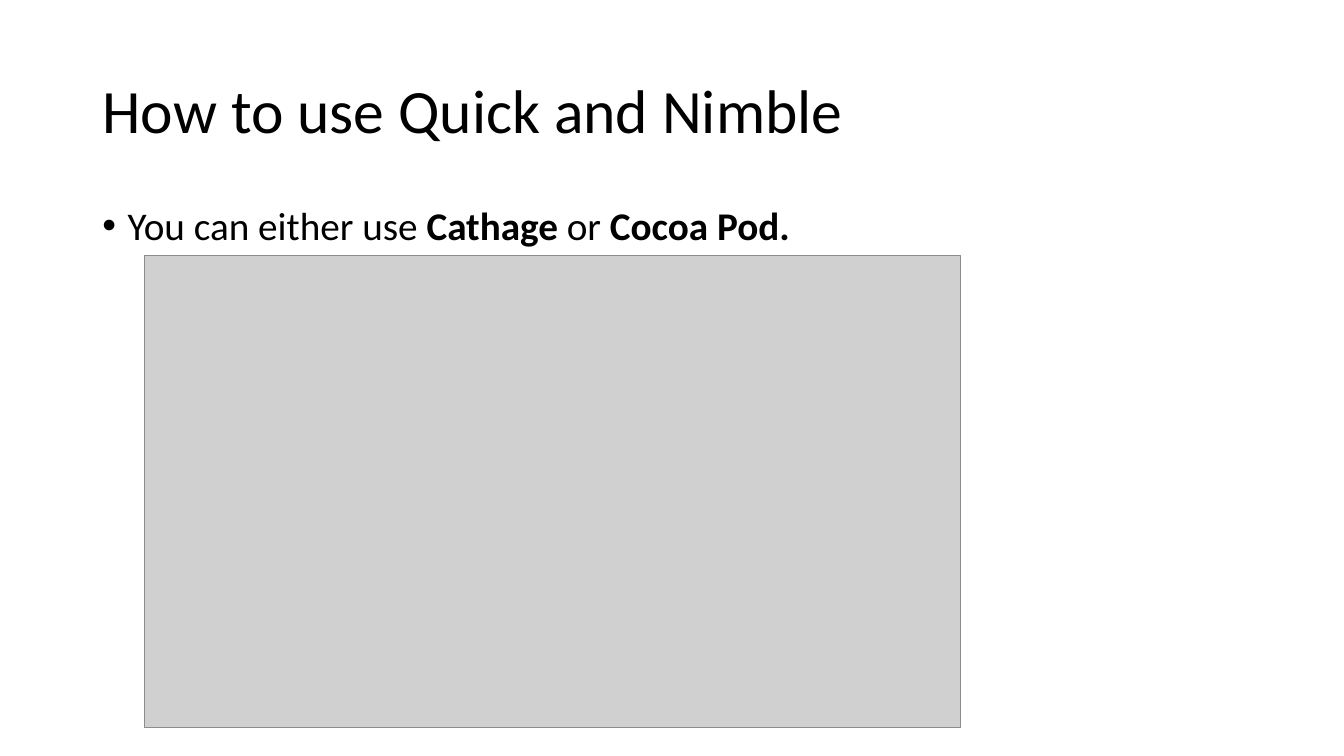
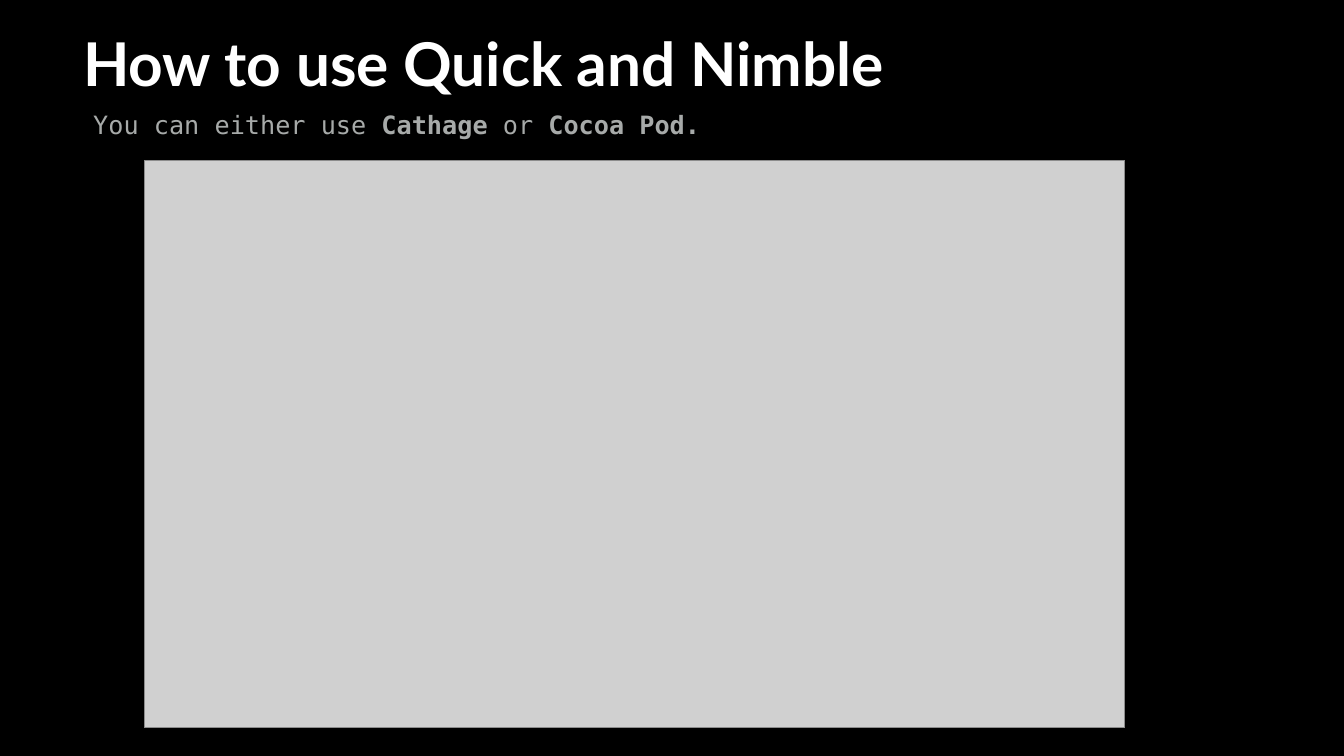
Before and after one commit to vfa-cancc/simpleapp, a slide deck: slide 24 of document/VFA-iOS-testing.pptx (slide 14 before the commit). Drawn at 1344x756 pixels with LibreOffice and Linux fonts; fonts in the diff are those of the drawing; grey boxes stand for pictures. Boxes give left, top, right and bottom in pixels: in the first picture for what was removed or moved away, otherwise in the second. Text is boxed around its words. In the diff, an @@ line names an element or a change of style, - is before the commit and + after.

```diff
--- a/document/VFA-iOS-testing.pptx
+++ b/document/VFA-iOS-testing.pptx
@@ freeform shape added at (0,0,1344,756), fill #000000 @@
@@ title "How to use Quick and ...": place and size @@
-title "How to use Quick and ..." at (102,90,842,141)
+title "How to use Quick and ..." at (83,41,883,95)
@@ title "How to use Quick and ..." at (83,41,883,95): size 44 to 43.1 pt, font Calibri to Lato, text colour #000000 to #FFFFFF, bold on; line spacing 0.9 to 1; vertical alignment middle to top @@
@@ text "You can either use Cathage ...": place and size @@
-text "You can either use Cathage ..." at (128,212,790,247)
+text "You can either use Cathage ..." at (93,115,700,139)
@@ text "You can either use Cathage ..." at (93,115,700,139): size 28 to 18 pt, font Calibri to DejaVu Sans Mono, text colour #000000 to #A7AAA9; bullet • to none; line spacing 0.9 to 1; less space between paragraphs @@
@@ picture: place and size @@
-picture at (144,256,961,728)
+picture at (144,160,1125,728)
```
Also in this commit, not shown: 14 other slides changed, 13 slides added, 1 slide removed, 1 other file.
